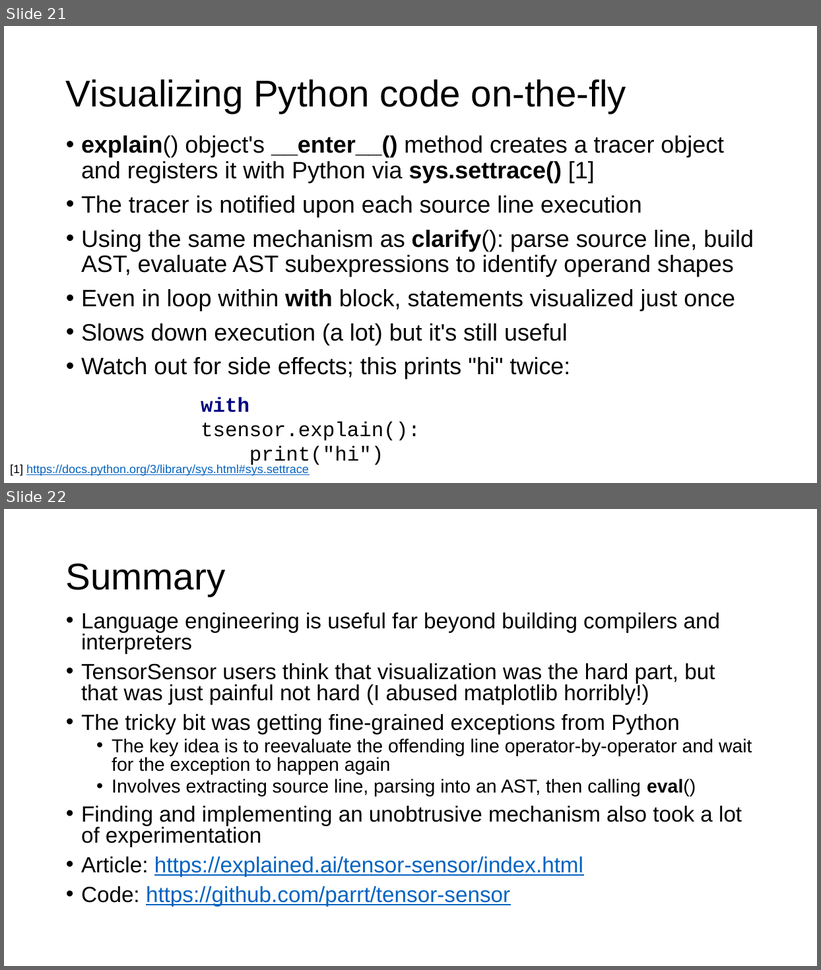
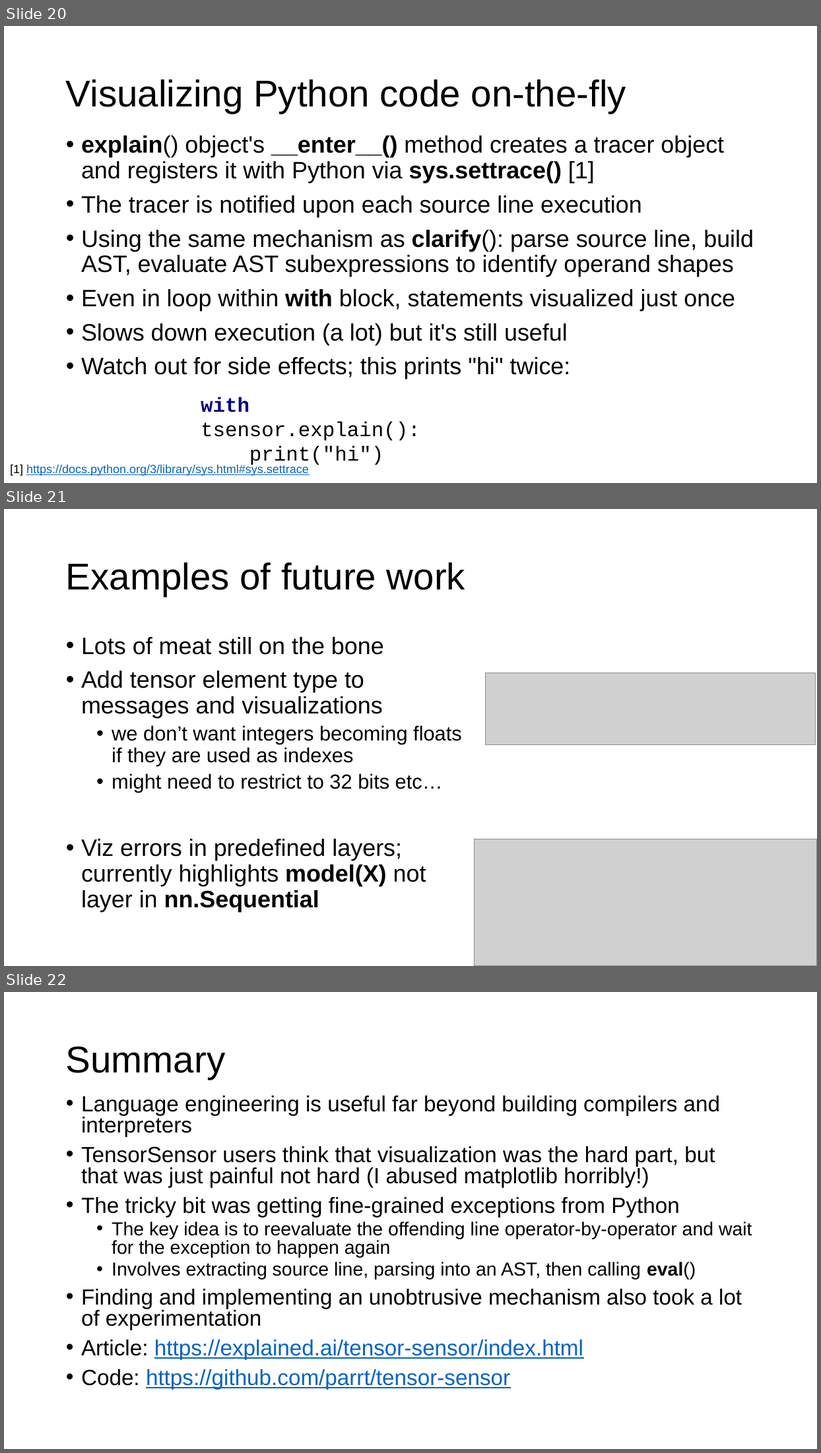
Before and after one commit to parrt/tensor-sensor, a slide deck: talks/tensor-sensor.pptx. Shown one above the other, each under a label of ours: slides 21 and 22 before the commit, slides 20, 21 and 22 after it. The pictures are 821x970 and 821x1453 pixels, drawn with LibreOffice and Linux fonts; fonts in the diff are those of the drawing; grey boxes stand for pictures; background and template pictures are left out. Boxes give left, top, right and bottom in pixels: in the first picture for what was removed or moved away, otherwise in the second. Text is boxed around its words. In the diff, an @@ line names an element or a change of style, - is before the commit and + after.

```diff
--- a/talks/tensor-sensor.pptx
+++ b/talks/tensor-sensor.pptx
@@ slide 21 added at bbox=[4, 509, 817, 966], background #FFFFFF @@
@@ title added at bbox=[66, 562, 465, 596], 44 pt, text #000000 @@
+Examples of future work
@@ text added at bbox=[81, 637, 462, 912], 28 pt, text #000000 @@
+• Lots of meat still on the bone
+• Add tensor element type to messages and visualizations
+  • we don’t want integers becoming floats if they are used as indexes
+  • might need to restrict to 32 bits etc…
+• Viz errors in predefined layers; currently highlights model(X) not layer in nn.Sequential
@@ picture added at bbox=[486, 673, 816, 745] @@
@@ picture added at bbox=[475, 839, 817, 966] @@
@@ what was slide 21 is now slide 20 @@
```
Also in this commit, not shown: 2 slides changed, 1 other slide added, 2 slides removed, 2 other files.
